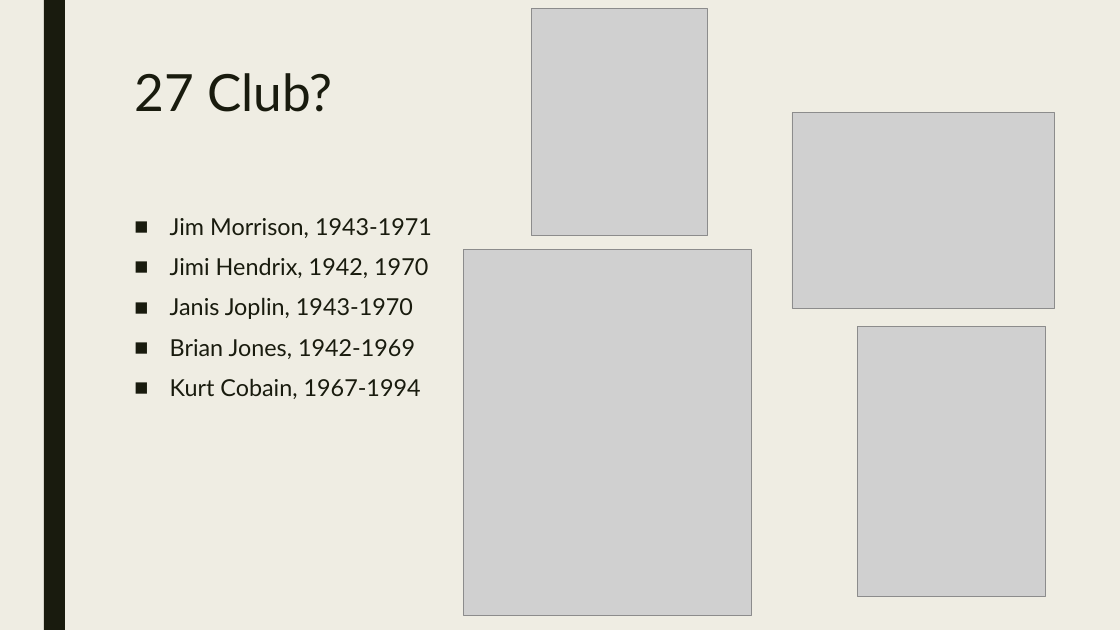
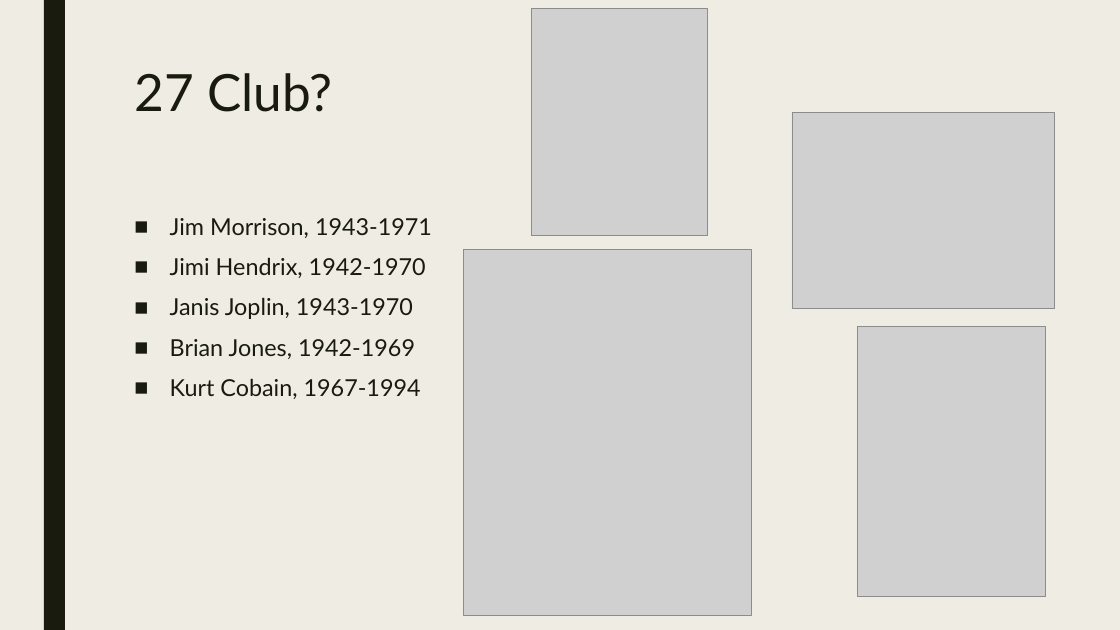
Before and after one commit to mrbaker1917/website, a slide deck: slide 7 of HSTR121/ppts/Early1970sGoodBadUgly.pptx (slide 5 before the commit). Drawn at 1120x630 pixels with LibreOffice and Linux fonts; fonts in the diff are those of the drawing; grey boxes stand for pictures. Boxes give left, top, right and bottom in pixels: in the first picture for what was removed or moved away, otherwise in the second. Text is boxed around its words. In the diff, an @@ line names an element or a change of style, - is before the commit and + after.

```diff
--- a/HSTR121/ppts/Early1970sGoodBadUgly.pptx
+++ b/HSTR121/ppts/Early1970sGoodBadUgly.pptx
@@ text at bbox=[170, 257, 426, 278]: text changed @@
-■ Jimi Hendrix, 1942, 1970
+■ Jimi Hendrix, 1942-1970
```
Also in this commit, not shown: 1 other slide changed, 2 slides added.
